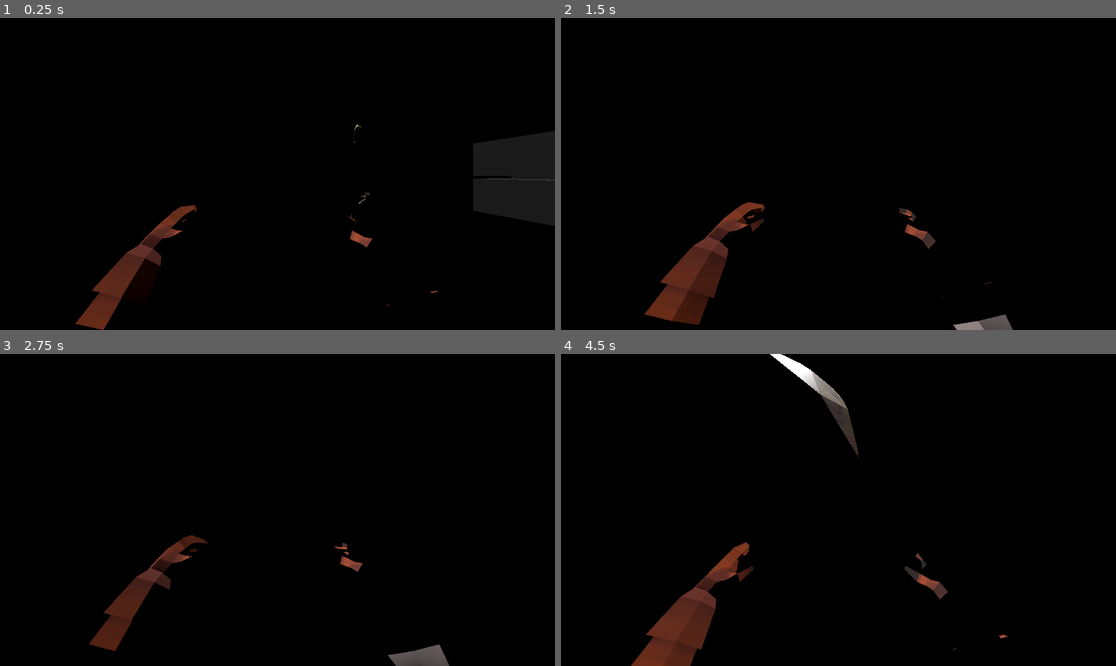
Above: before the commit, frames 1-4 (two rows, left to right).
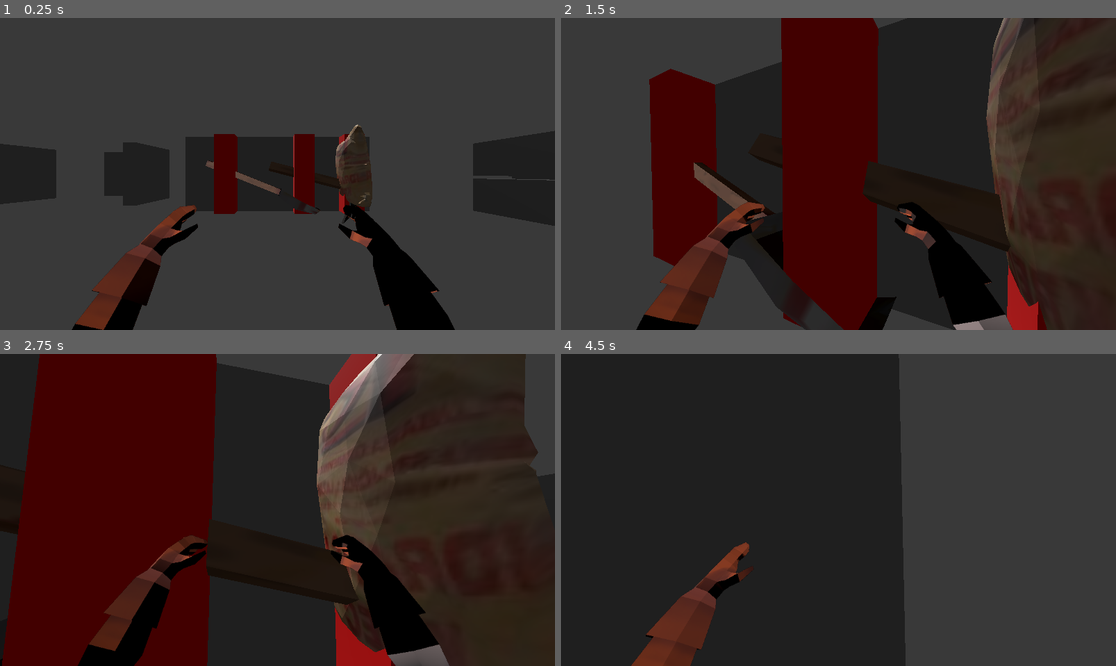
Above: after the commit, the same moments.

Repository: senseibobo/lesinar
Game: Godot game, scene res://world/world.tscn
The game is run twice, just before and just after one commit, with the same random seed, the same clock (stepped at 60 frames per second) and the same inputs. The engine's default icon, where the game draws it, is replaced by a stand-in: a white triangle on a blue panel in a dark square.
Inputs (mouse positions are in pixels of both pictures, inside the frame that each line leads up to):
- Up to frame 1 (0.25 s): no input
- Up to frame 2 (1.5 s): tap Enter (ui_accept) at 0.5, 0.77 s; move the mouse to (866, 174) at 0.52 s; hold W (up) from 0.53 s (still down); tap E (interact) at 0.6 s; click (866, 174) at 0.67 s; move the mouse to (810, 174) at 1.27 s; click (810, 174) at 1.35 s
- Up to frame 3 (2.75 s): keep holding W (up); tap Enter (ui_accept) at 1.52 s; move the mouse to (288, 503) at 2.02 s; right-click (288, 503) at 2.1 s
- Up to frame 4 (4.5 s): keep holding W (up); move the mouse to (832, 516) at 2.77 s; tap E (interact) at 2.85 s; click (832, 516) at 2.92 s; tap Enter (ui_accept) at 3.02, 3.77 s; move the mouse to (877, 513) at 3.52 s; click (877, 513) at 3.6 s; move the mouse to (794, 506) at 4.27 s; right-click (794, 506) at 4.35 s

The runs differ from the first frame. In frame 1, 90% of the frame differs, in the area x 0-100%, y 0-100%; in frame 2, 92%; in frame 3, 92%; in frame 4, 97%.

Commit message:
added krec to terrain skibidi

Diff:
--- a/terrain/terrain.gd
+++ b/terrain/terrain.gd
@@ -28,6 +28,8 @@
 		selected_grave_info = preload("res://graves/jama/jama_grave_info.tres")
 	elif held_tool is Shovel:
 		selected_grave_info = preload("res://graves/normal/normal_grave_info.tres")
+	elif held_tool is Krec:
+		selected_grave_info = preload("res://graves/zivi_krec/zivi_krec_info.tres")
 	else:
 		preview_mesh.visible = false
 		preview_active = false
--- a/world/world.tscn
+++ b/world/world.tscn
@@ -9,7 +9,7 @@
 [ext_resource type="PackedScene" uid="uid://ge533veisgpo" path="res://terrain/terrain.tscn" id="7_udxks"]
 
 [sub_resource type="Environment" id="Environment_skxy8"]
-background_energy_multiplier = 0.0
+background_energy_multiplier = 0.75
 
 [sub_resource type="PlaneMesh" id="PlaneMesh_3bh8n"]
 size = Vector2(25, 25)
@@ -42,7 +42,7 @@
 transform = Transform3D(1, 0, 0, 0, 1, 0, 0, 0, 1, 0, 0.385358, 7.0298)
 
 [node name="Granice" parent="." node_paths=PackedStringArray("player") instance=ExtResource("6_7h36j")]
-transform = Transform3D(1, 0, 0, 0, 1, 0, 0, 0, 1, 0, 2, 0)
+transform = Transform3D(1, 0, 0, 0, 1, 0, 0, 0, 1, -17.3598, 2, -18.5676)
 player = NodePath("../Player")
 
 [node name="Terrain" parent="." instance=ExtResource("7_udxks")]
